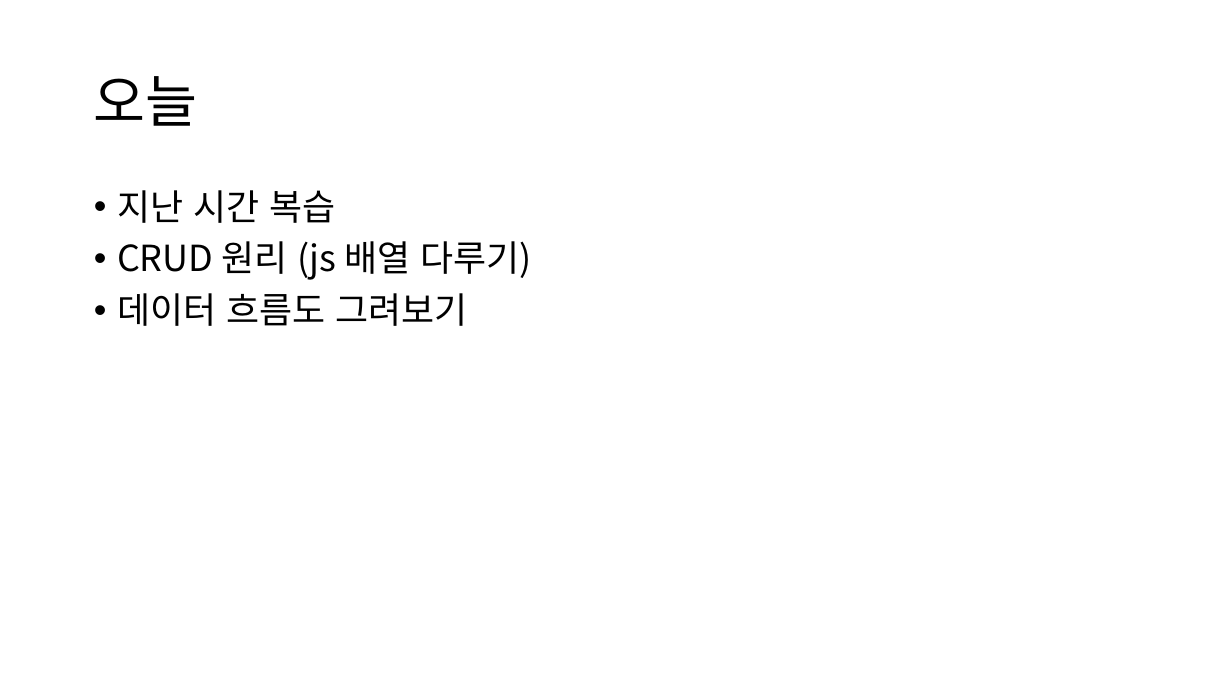
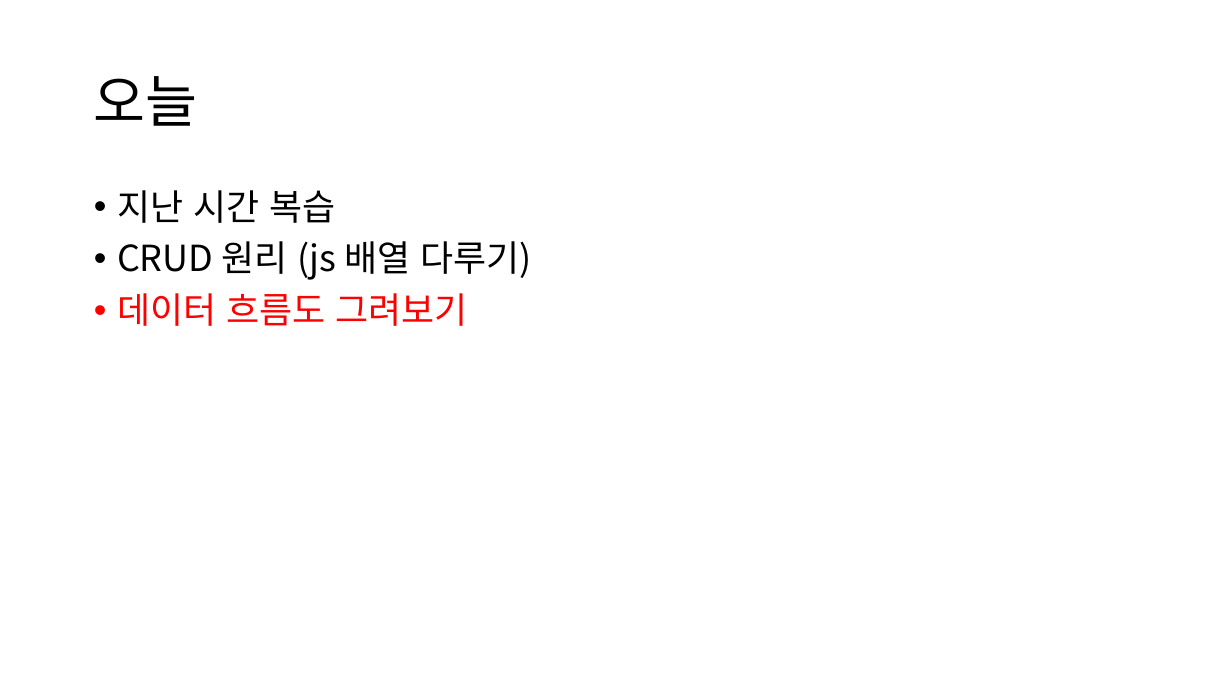
Before and after one commit to ctrl-z-won/Dev-Log, a slide deck: slide 2 of react/ctrlz4-0403.pptx. Drawn at 1232x693 pixels with LibreOffice and Linux fonts; fonts in the diff are those of the drawing. Boxes give left, top, right and bottom in pixels: in the first picture for what was removed or moved away, otherwise in the second. Text is boxed around its words. In the diff, an @@ line names an element or a change of style, - is before the commit and + after.

```diff
--- a/react/ctrlz4-0403.pptx
+++ b/react/ctrlz4-0403.pptx
@@ text at <box>117,293,467,326</box>: text colour #000000 to #FF0000 in "데이터 흐름도 그려보기" @@
```
Also in this commit, not shown: 2 other slides changed, 7 other files.
